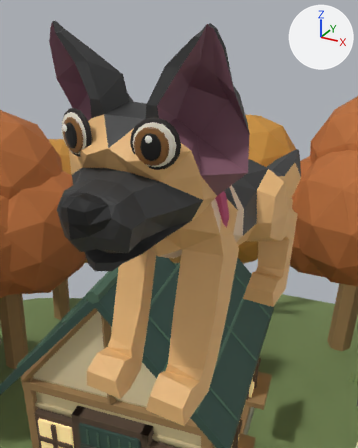
An edit to the Blender file assets-source/alderwick-island.blend, drawn before and after from the same camera.
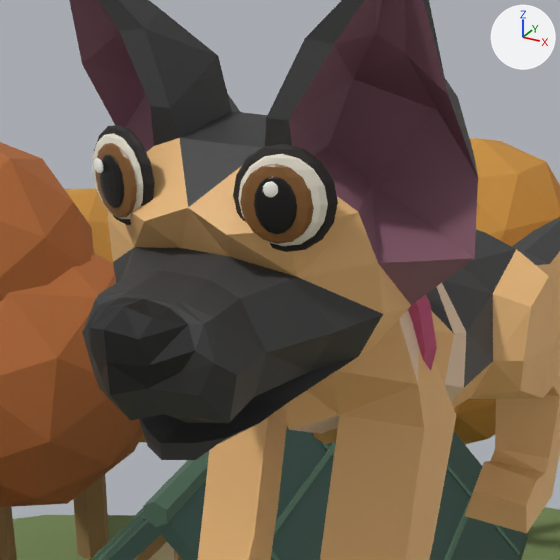
There are two pictures of each version: one from a 50 mm lens placed at (-0.264, -2.63, 4.04), pointed at (-0.622, -1.979, 3.714), one close up on the part from 5% to 81% of the width and 10% to 71% of the height. The lights are fixed; the arrows at upper right show +X, +Y and +Z. The first two pictures are the older version.

Names of what the first close-up shows: 'Alder crown.001', 'Alder crown.003', 'Alder crown.015', 'Fisher cottage | Steep roof.001', 'KhloeCube_0', 'KhloeCube_1', 'KhloeCube_2', 'KhloeCube_3', 'KhloeCube_4', 'KhloeEyeIris', 'KhloeEyeIris.001', 'KhloeEyePupil', 'KhloeEyePupil.001', 'KhloeEyeSocket', 'KhloeEyeSocket.001', 'KhloeEyeSpark', 'KhloeEyeSpark.001', 'KhloeEyeWhite', 'KhloeEyeWhite.001', 'Meadow' and 20 more.
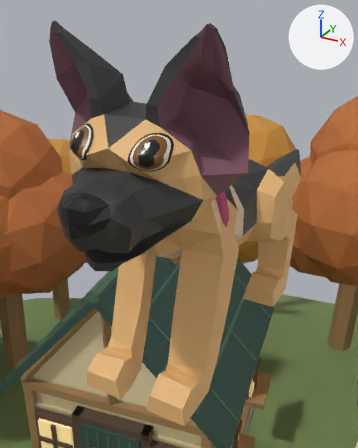
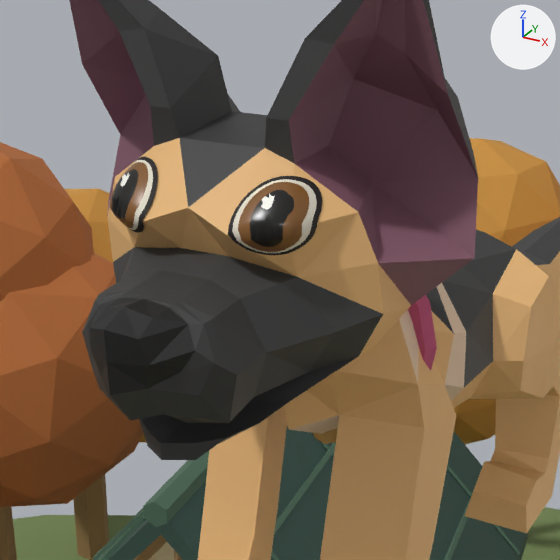
Edits to the bpy script that builds the scene:
```text
Remove ob_khloeeyewhite_001:
    ob_khloeeyewhite_001 = bpy.data.objects.new('KhloeEyeWhite.001', me_sphere_006)
Remove ob_khloeeyewhite:
    ob_khloeeyewhite = bpy.data.objects.new('KhloeEyeWhite', me_sphere_001)
Remove ob_khloeeyespark_001:
    ob_khloeeyespark_001 = bpy.data.objects.new('KhloeEyeSpark.001', me_sphere_009)
Remove ob_khloeeyespark:
    ob_khloeeyespark = bpy.data.objects.new('KhloeEyeSpark', me_sphere_004)
Remove ob_khloeeyesocket_001:
    ob_khloeeyesocket_001 = bpy.data.objects.new('KhloeEyeSocket.001', me_sphere_005)
Remove ob_khloeeyesocket:
    ob_khloeeyesocket = bpy.data.objects.new('KhloeEyeSocket', me_sphere)
Remove ob_khloeeyepupil_001:
    ob_khloeeyepupil_001 = bpy.data.objects.new('KhloeEyePupil.001', me_sphere_008)
Remove ob_khloeeyepupil:
    ob_khloeeyepupil = bpy.data.objects.new('KhloeEyePupil', me_sphere_003)
Remove ob_khloeeyeiris_001:
    ob_khloeeyeiris_001 = bpy.data.objects.new('KhloeEyeIris.001', me_sphere_007)
Remove ob_khloeeyeiris:
    ob_khloeeyeiris = bpy.data.objects.new('KhloeEyeIris', me_sphere_002)
Add ob_khloeeyesocketleft:
    ob_khloeeyesocketleft = bpy.data.objects.new('KhloeEyeSocketLeft', me_khloefittedeyemesh)  # 513 vertices, 992 faces; spans x -0.2085..-0.0816, y -8.0821..-7.9618, z -0.4987..-0.3847; in mat_khloepupils (black #100d0a), mat_khloeambereyes (brown #84592c), mat_khloeeyewhite (pale yellow #e5decd), mat_khloeeyerim (black #1f1916), mat_khloeeyeglint (white #fffdf5)
    ob_khloeeyesocketleft.location = (-0.74, -1.77, 0.024)
    ob_khloeeyesocketleft.rotation_euler = (-1.571, 0.0, 0.0)  # degrees (-90, 0, 0)
    ob_khloeeyesocketleft.scale = (0.474, 0.474, 0.474)
Add ob_khloeeyesocketright:
    ob_khloeeyesocketright = bpy.data.objects.new('KhloeEyeSocketRight', me_khloefittedeyemesh_001)  # 513 vertices, 992 faces; spans x 0.0816..0.2085, y -8.0821..-7.9618, z -0.4987..-0.3847; in mat_khloepupils (black #100d0a), mat_khloeambereyes (brown #84592c), mat_khloeeyewhite (pale yellow #e5decd), mat_khloeeyerim (black #1f1916), mat_khloeeyeglint (white #fffdf5)
    ob_khloeeyesocketright.location = (-0.74, -1.77, 0.024)
    ob_khloeeyesocketright.rotation_euler = (-1.571, 0.0, 0.0)  # degrees (-90, 0, 0)
    ob_khloeeyesocketright.scale = (0.474, 0.474, 0.474)
```

Boxes (x1, y1, x2, y2) around the edits, measured in the close-ups (560 x 560 px):
'KhloeEyeSocketRight', added: after (228, 176, 322, 255)
'KhloeEyeIris.001', deleted (brown): before (240, 164, 314, 244)
'KhloeEyeSocketLeft', added: after (110, 156, 158, 232)
'KhloeEyeSocket.001', deleted (black): before (233, 144, 338, 252)
'KhloeEyeWhite.001', deleted (pale yellow): before (238, 154, 328, 246)
'KhloeEyePupil.001', deleted (black): before (254, 176, 297, 234)
'KhloeEyeIris', deleted (brown): before (95, 143, 137, 217)
'KhloeEyeSocket', deleted (black): before (94, 125, 155, 225)
'KhloeEyePupil', deleted (black): before (100, 155, 124, 208)
'KhloeEyeWhite', deleted (pale yellow): before (93, 134, 143, 219)
'KhloeEyeSpark.001', deleted: before (263, 181, 278, 197)
'KhloeEyeSpark', deleted: before (94, 158, 103, 173)
